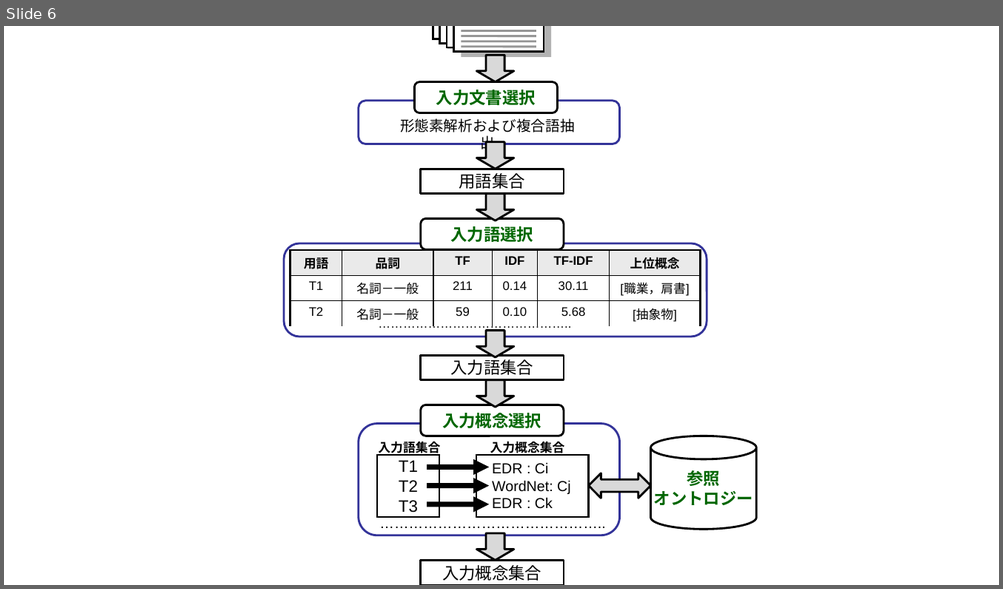
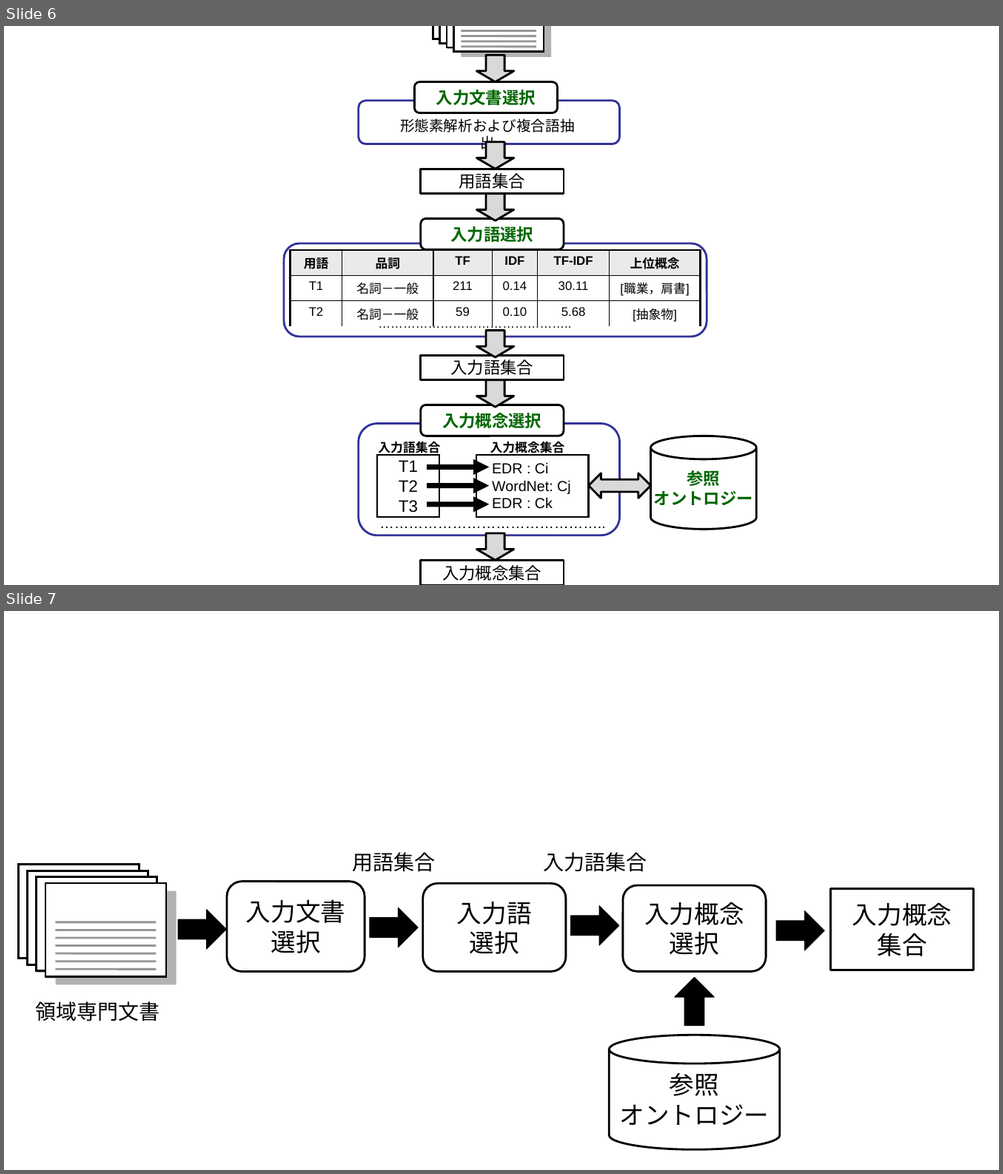
Before and after one commit to doddle-owl/doddle-owl-ja-docs, a slide deck: docs/source/figures/doddle-figures.pptx. Shown one above the other, each under a label of ours: slide 6 before the commit, slides 6 and 7 after it. The pictures are 1003x589 and 1003x1174 pixels, drawn with LibreOffice and Linux fonts; fonts in the diff are those of the drawing. Boxes give left, top, right and bottom in pixels: in the first picture for what was removed or moved away, otherwise in the second. Text is boxed around its words. In the diff, an @@ line names an element or a change of style, - is before the commit and + after.

```diff
--- a/docs/source/figures/doddle-figures.pptx
+++ b/docs/source/figures/doddle-figures.pptx
@@ slide 7 added at (x1=4, y1=611, x2=999, y2=1170), background #FFFFFF @@
@@ text added at (x1=352, y1=852, x2=435, y2=872), 20 pt, text #000000 @@
+用語集合
@@ text added at (x1=543, y1=852, x2=646, y2=872), 20 pt, text #000000 @@
+入力語集合
@@ rounded rectangle added at (x1=227, y1=882, x2=365, y2=972), fill #FFFFFF, outline #000000 2 pt, 24 pt, text #000000 @@
+入力文書
+選択
@@ rounded rectangle added at (x1=423, y1=883, x2=566, y2=971), fill #FFFFFF, outline #000000 2 pt, 24 pt, text #000000 @@
+入力語
+選択
@@ rounded rectangle added at (x1=623, y1=886, x2=765, y2=971), fill #FFFFFF, outline #000000 2 pt, 24 pt, text #000000 @@
+入力概念
+選択
@@ rectangle added at (x1=831, y1=889, x2=974, y2=970), fill #FFFFFF, outline #000000 2 pt, 24 pt, text #000000 @@
+入力概念
+集合
@@ right arrow added at (x1=178, y1=910, x2=226, y2=950), fill #000000, outline #000000 0.75 pt @@
@@ right arrow added at (x1=370, y1=908, x2=418, y2=948), fill #000000, outline #000000 0.75 pt @@
@@ right arrow added at (x1=571, y1=906, x2=620, y2=946), fill #000000, outline #000000 0.75 pt @@
@@ right arrow added at (x1=777, y1=911, x2=825, y2=951), fill #000000, outline #000000 0.75 pt @@
@@ right arrow added at (x1=674, y1=977, x2=714, y2=1026), fill #000000, outline #000000 0.75 pt @@
@@ group added at (x1=18, y1=865, x2=176, y2=1022): 21 lines, 8 rectangles, 1 text @@
+領域専門文書
@@ cylinder added at (x1=609, y1=1036, x2=780, y2=1150), fill #FFFFFF, outline #000000 2 pt, 24 pt, text #000000 @@
+参照
+オントロジー
```
Also in this commit, not shown: 5 slides changed, 1 other slide added, 31 other files.
